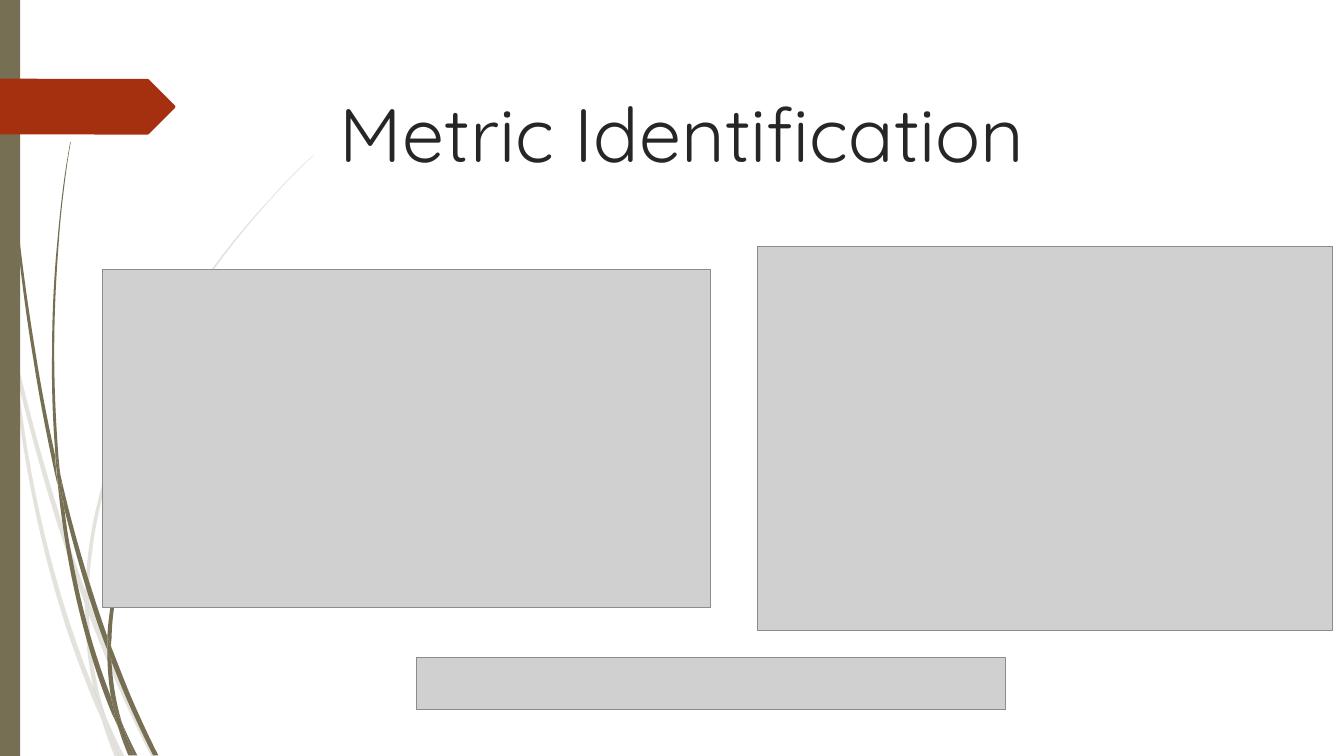
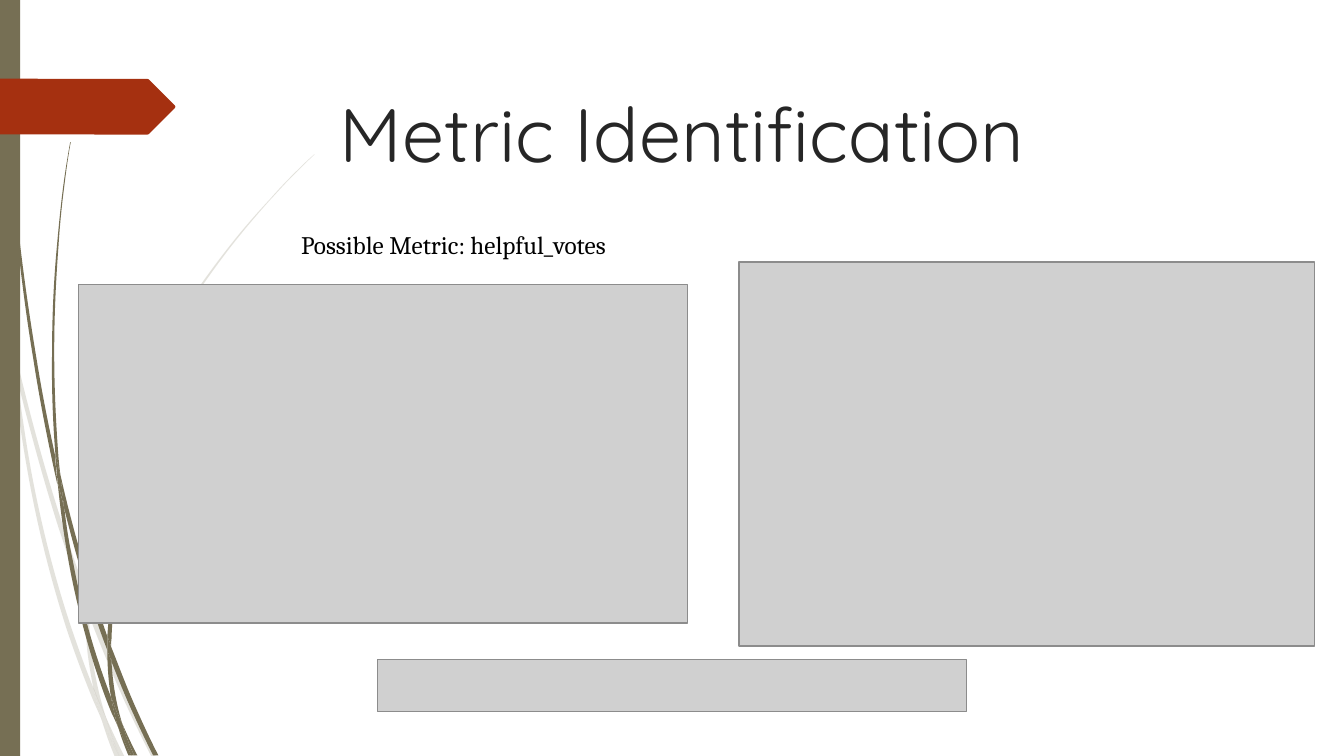
Before and after one commit to mnguyen494/Capstone-SpringBoard-2, a slide deck: slide 6 of Report/How to spot helpful reviews.pptx (slide 4 before the commit). Drawn at 1344x756 pixels with LibreOffice and Linux fonts; fonts in the diff are those of the drawing; grey boxes stand for pictures. Boxes give left, top, right and bottom in pixels: in the first picture for what was removed or moved away, otherwise in the second. Text is boxed around its words. In the diff, an @@ line names an element or a change of style, - is before the commit and + after.

```diff
--- a/Report/How to spot helpful reviews.pptx
+++ b/Report/How to spot helpful reviews.pptx
@@ text added at (301, 236, 605, 260), 18 pt, text #000000 @@
+Possible Metric: helpful_votes
@@ picture: place and size @@
-picture at (757, 246, 1333, 630)
+picture at (739, 262, 1315, 646)
@@ picture: place and size @@
-picture at (102, 269, 711, 607)
+picture at (79, 285, 688, 623)
@@ freeform shape removed at (85, 591, 89, 615) @@
@@ picture: place and size @@
-picture at (416, 657, 1005, 710)
+picture at (377, 659, 966, 712)
```
Also in this commit, not shown: 7 other slides changed, 4 slides added.
